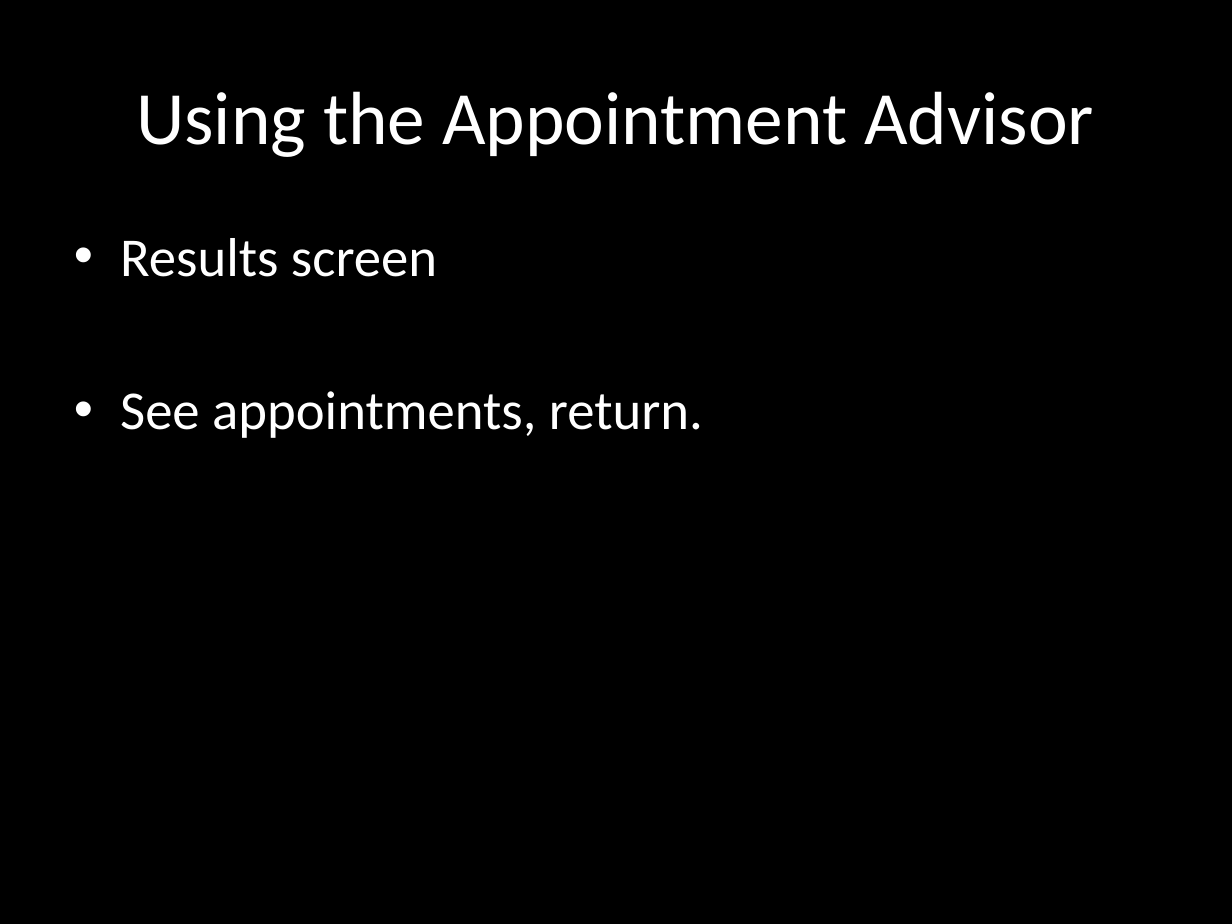
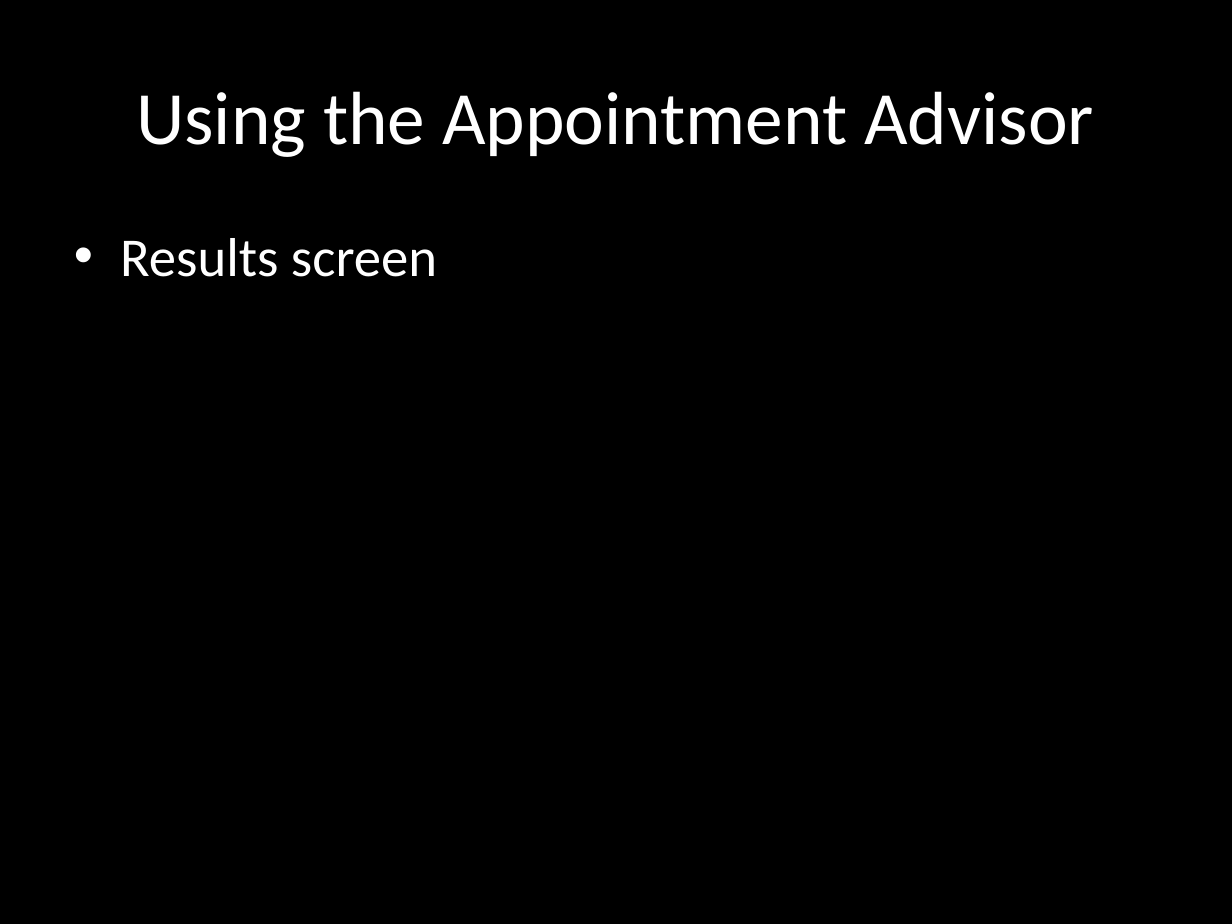
Before and after one commit to Deuro/Schedule-UMBC-DC-YW, a slide deck: slide 12 of Presentate.pptx (slide 11 before the commit). Drawn at 1232x924 pixels with LibreOffice and Linux fonts; fonts in the diff are those of the drawing. Boxes give left, top, right and bottom in pixels: in the first picture for what was removed or moved away, otherwise in the second. Text is boxed around its words. In the diff, an @@ line names an element or a change of style, - is before the commit and + after.

```diff
--- a/Presentate.pptx
+++ b/Presentate.pptx
@@ text at bbox=[120, 391, 703, 438]: paragraph removed @@
-• See appointments, return.
```
Also in this commit, not shown: 8 other slides changed, 1 slide added, 1 other file.
